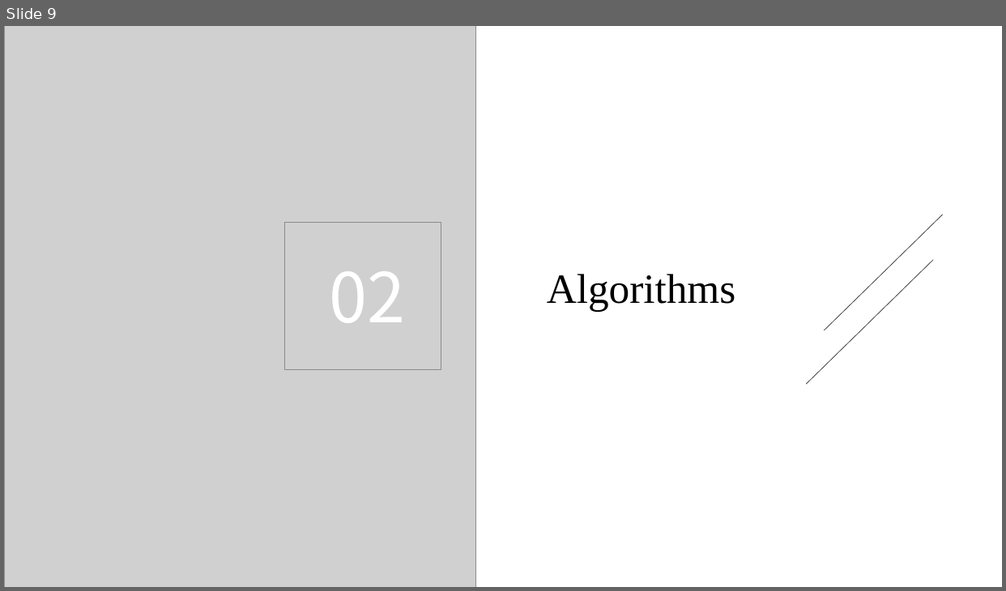
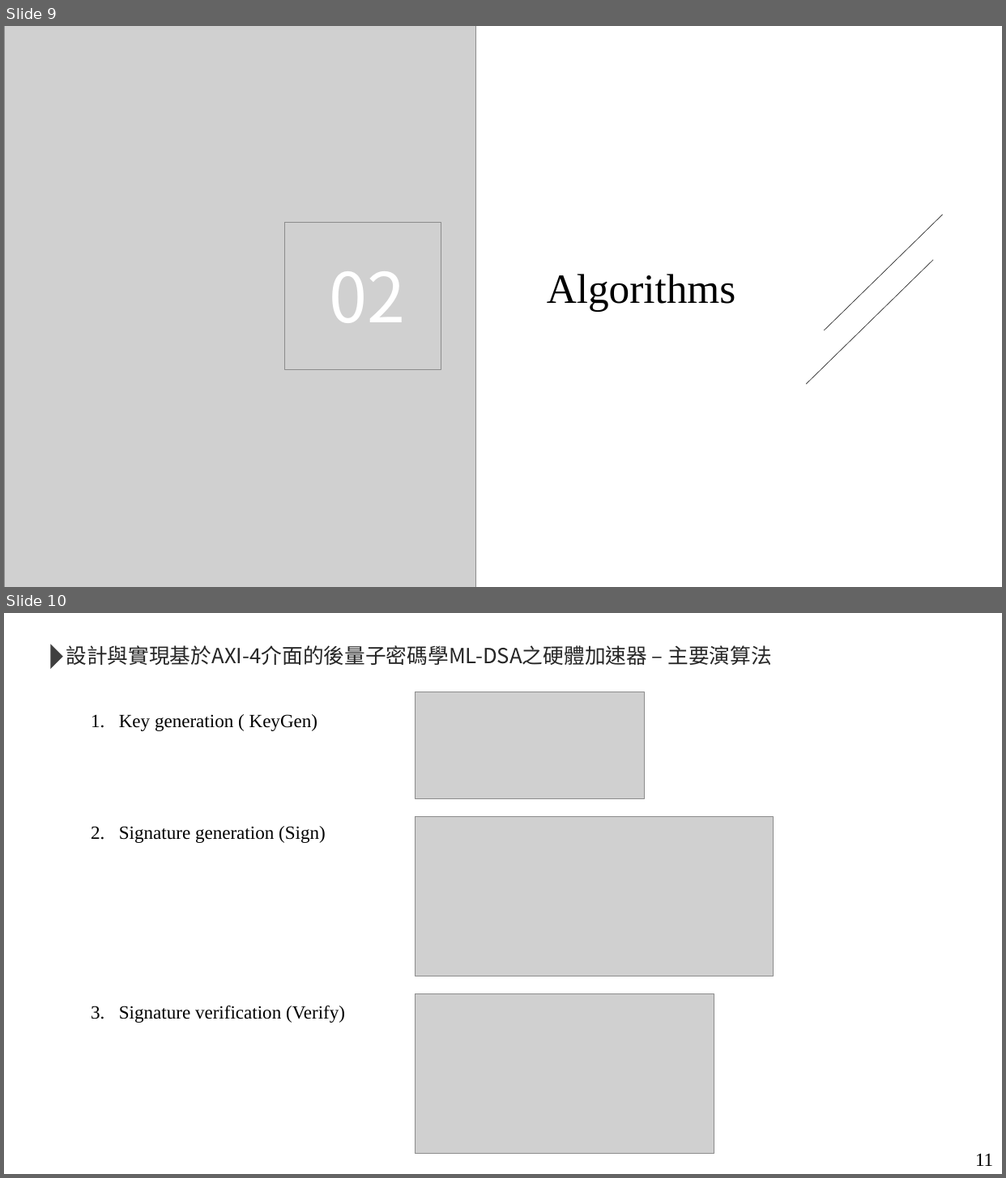
Before and after one commit to Fossum2523/ML_DSA, a slide deck: meeting/NIST_204_ML_DSA_10_08.pptx. Shown one above the other, each under a label of ours: slide 9 before the commit, slides 9 and 10 after it. The pictures are 1006x591 and 1006x1178 pixels, drawn with LibreOffice and Linux fonts; fonts in the diff are those of the drawing; grey boxes stand for pictures. Boxes give left, top, right and bottom in pixels: in the first picture for what was removed or moved away, otherwise in the second. Text is boxed around its words. In the diff, an @@ line names an element or a change of style, - is before the commit and + after.

```diff
--- a/meeting/NIST_204_ML_DSA_10_08.pptx
+++ b/meeting/NIST_204_ML_DSA_10_08.pptx
@@ slide 10 added at (4, 613, 1002, 1174), background #FFFFFF @@
@@ rectangle added at (4, 613, 1002, 1174), fill #FFFFFF @@
@@ triangle added at (50, 645, 63, 669), fill #3F3F3F @@
@@ text added at (66, 645, 772, 665), 20 pt, text #262626 @@
+設計與實現基於AXI-4介面的後量子密碼學ML-DSA之硬體加速器 – 主要演算法
@@ picture added at (415, 692, 644, 798) @@
@@ text added at (119, 714, 345, 1023), 18 pt, text #000000 @@
+1. Key generation ( KeyGen)
+2. Signature generation (Sign)
+3. Signature verification (Verify)
@@ picture added at (415, 816, 773, 976) @@
@@ picture added at (415, 995, 714, 1154) @@
@@ text added at (975, 1153, 993, 1166), 18 pt, text #000000 @@
+11
```
Also in this commit, not shown: 2 slides changed, 1 other slide added, 2 other files.
